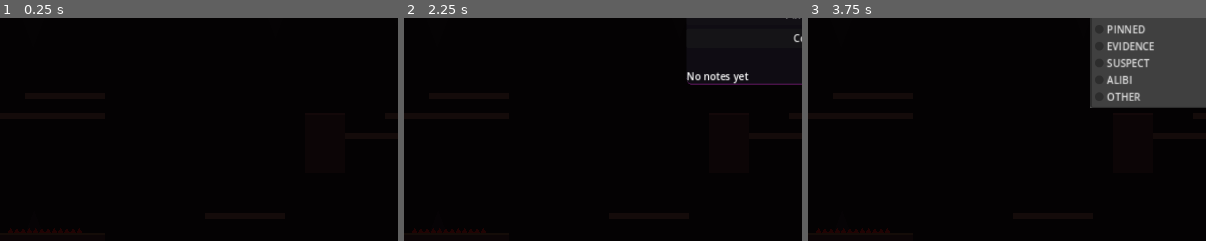
Above: before the commit, frames 1-3 (left to right).
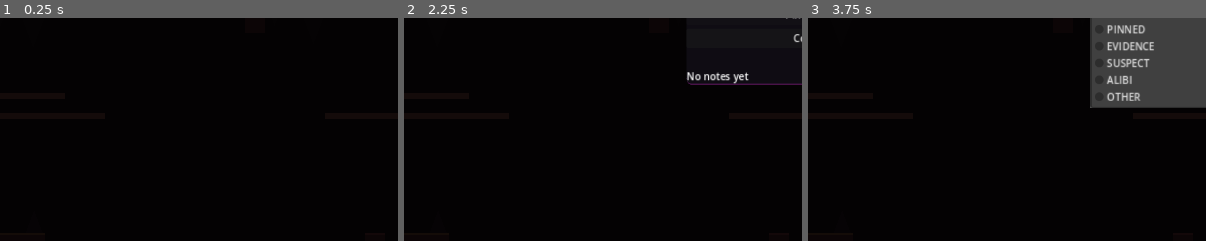
Above: after the commit, the same moments.

Repository: Jordans14/DeductionDelve
Game: Godot game, scene res://scenes/Game.tscn
The game is run twice, just before and just after one commit, with the same random seed, the same clock (stepped at 60 frames per second) and the same inputs. This scene is started directly instead of the project's main scene.
Inputs (mouse positions are % of the whole screen's width and height, from its top left):
- Up to frame 1 (0.25 s): no input
- Up to frame 2 (2.25 s): tap Enter (ui_accept) at 0.5, 0.77, 1.25, 1.52, 2 s; hold X 0.53-1.28 s; hold Right (ui_right) 0.53-2.03 s; tap Tab at 1.35 s; hold Left (ui_left) from 2.03 s (still down); tap N at 2.1 s
- Up to frame 3 (3.75 s): release Left (ui_left) at 2.75 s; click (71, 12) at 2.77 s; type "12" at 2.85 s; click "ALL" at 3.5 s
The pictures show only the part of the screen within x 19-69%, y 23-73%; the shares and areas given below are measured in that part.

The runs differ from the first frame. In frame 1, 0.2% of the frame differs, in the area x 2-21%, y 94-97%; in frame 2, 0.2%; in frame 3, 0.2%.

Commit message:
Eliminated jitter: implemented frame-rate independent network interpolation for remote players. Enlarged cavern volume and archways. Polished global floor visibility (Shale-Cyan glow) and spawn alignment.

Diff:
--- a/godot/src/entities/player.gd
+++ b/godot/src/entities/player.gd
@@ -31,6 +31,8 @@
 var whip_timer := 0.0
 var wall_grab_latch := 0.0  # stays > 0 for a short window after whip swing
 var whip_ray: RayCast2D
+var net_pos: Vector2
+var net_vel: Vector2
 
 var health: int = 3
 var dead: bool = false
@@ -219,6 +221,17 @@
 		shake_intensity = lerpf(shake_intensity, 0.0, 10.0 * delta)
 	elif camera:
 		camera.offset = Vector2.ZERO
+
+	if not is_multiplayer_authority():
+		# Smoothly interpolate remote players toward their authoritative position every frame
+		var lerp_alpha = 15.0 * delta # 15/s frequency
+		var dist = global_position.distance_to(net_pos)
+		if dist > 400.0:
+			global_position = net_pos
+			velocity = net_vel
+		elif dist > 0.5:
+			global_position = global_position.lerp(net_pos, lerp_alpha)
+			velocity = velocity.lerp(net_vel, lerp_alpha * 0.5)
 
 	visual_root.scale.x = lerpf(visual_root.scale.x, 1.0, 10.0 * delta)
 	visual_root.scale.y = lerpf(visual_root.scale.y, 1.0, 10.0 * delta)
@@ -388,16 +401,11 @@
 			shake_intensity = 5.0
 
 
-func apply_snapshot(pos: Vector2, vel: Vector2, alpha: float = 0.12) -> void:
-	# Even smoother interpolation for small movements to reduce jitter
-	var dist = global_position.distance_to(pos)
-	if dist > 300.0:
-		global_position = pos
-		velocity = vel
-	elif dist > 1.0:
-		# Use a weighted blend for more stability
-		global_position = global_position.lerp(pos, alpha)
-		velocity = velocity.lerp(vel, alpha * 0.5)
+func apply_snapshot(pos: Vector2, vel: Vector2, _alpha: float = 0.0) -> void:
+	# Store targets for _process interpolation
+	net_pos = pos
+	net_vel = vel
+	if global_position.is_equal_approx(Vector2.ZERO): global_position = pos
 	# If within 4px, don't lerp at all — prevents micro-jitter
 
 func set_carrying_artifact(carrying: bool) -> void:
--- a/godot/src/gen/room_builder.gd
+++ b/godot/src/gen/room_builder.gd
@@ -255,28 +255,24 @@
 # STAGE 6b: REMOVE CHOKEPOINTS — widen any passage < 3 tiles
 # ============================================================
 func _widen_narrow_passages(grid: Array) -> void:
-	# Three passes for extreme clearance. Each pass clears 4 tiles on each side.
-	for _pass in range(3):
-		for x in range(4, GW - 4):
-			for y in range(4, GH - 4):
-				if grid[x][y]:
-					continue
-				# Horizontal bottleneck
-				var lw = bool(grid[x-1][y]) or bool(grid[x-2][y]) or bool(grid[x-3][y])
-				var rw = bool(grid[x+1][y]) or bool(grid[x+2][y]) or bool(grid[x+3][y])
+	# Extreme clearing: 4 rounds of aggressive widening with 5-tile clearing radius.
+	for _pass in range(4):
+		for x in range(5, GW - 5):
+			for y in range(5, GH - 5):
+				if grid[x][y]: continue
+				# Bottlenecks: walls within 4 tiles
+				var lw = bool(grid[x-1][y]) or bool(grid[x-2][y]) or bool(grid[x-3][y]) or bool(grid[x-4][y])
+				var rw = bool(grid[x+1][y]) or bool(grid[x+2][y]) or bool(grid[x+3][y]) or bool(grid[x+4][y])
 				if lw and rw:
-					for dx in range(-4, 5):
+					for dx in range(-5, 6):
 						var nx := x + dx
-						if nx > 0 and nx < GW - 1:
-							grid[nx][y] = false
-				# Vertical bottleneck
-				var tw = bool(grid[x][y-1]) or bool(grid[x][y-2]) or bool(grid[x][y-3])
-				var bw = bool(grid[x][y+1]) or bool(grid[x][y+2]) or bool(grid[x][y+3])
+						if nx > 0 and nx < GW - 1: grid[nx][y] = false
+				var tw = bool(grid[x][y-1]) or bool(grid[x][y-2]) or bool(grid[x][y-3]) or bool(grid[x][y-4])
+				var bw = bool(grid[x][y+1]) or bool(grid[x][y+2]) or bool(grid[x][y+3]) or bool(grid[x][y+4])
 				if tw and bw:
-					for dy in range(-4, 5):
+					for dy in range(-5, 6):
 						var ny := y + dy
-						if ny > 0 and ny < GH - 1:
-							grid[x][ny] = false
+						if ny > 0 and ny < GH - 1: grid[x][ny] = false
 
 # ============================================================
 # STAGE 7: BORDERS + GLOBAL FLOOR
@@ -313,12 +309,11 @@
 # STAGE 8: SPAWN POINTS (Search from Floor UPWARDS)
 # ============================================================
 func _collect_spawn_points(grid: Array) -> void:
-	# Search for air gaps starting from just above the floor level
-	var floor_search_start = GH - 14
+	# Search from Floor UPWARDS
+	var floor_search_start = GH - 16
 	for col in range(COLS):
 		var tx := col * CHUNK_W + CHUNK_W / 2
 		for ty in range(floor_search_start, 5, -1):
-			# If we find 2 air blocks above a solid block, that's a good spawn
 			if not bool(grid[tx][ty]) and not bool(grid[tx][ty - 1]) and bool(grid[tx][ty + 1]):
 				spawn_points.append(global_position + Vector2(float(tx) * T_SIZE + T_SIZE * 0.5, float(ty) * T_SIZE + T_SIZE))
 				break
@@ -382,9 +377,9 @@
 
 func _render_wall_segment(parent: Node2D, tx: int, ty: int, length: int, grid: Array) -> void:
 	var wc := _wall_color_at(tx, ty)
-	var is_global_floor = ty >= GH - 14 # Match new raised floor level
+	var is_global_floor = ty >= GH - 16 # Match new raised floor level
 	if is_global_floor:
-		wc = wc.darkened(0.2).lerp(Color(0.2, 0.2, 0.25), 0.55) # Dark Shale
+		wc = Color(0.12, 0.12, 0.18).lerp(Color(0.2, 0.2, 0.4), 0.4) # Brighter Deep Shale
 
 	var world_x := float(tx) * T_SIZE
 	var world_y := float(ty) * T_SIZE
@@ -398,6 +393,8 @@
 		# Check if air above
 		if ty > 0 and not bool(grid[cur_x][ty - 1]):
 			var rim_col := _biome_rim_at(cur_x, ty)
+			if ty >= GH - 16:
+				rim_col = rim_col.lerp(Color(0.0, 0.8, 1.0, 0.8), 0.5) # Cyan-shale glow for ground
 			_add_rim(parent, float(cur_x) * T_SIZE, world_y, T_SIZE, rim_col)
 
 # ============================================================
